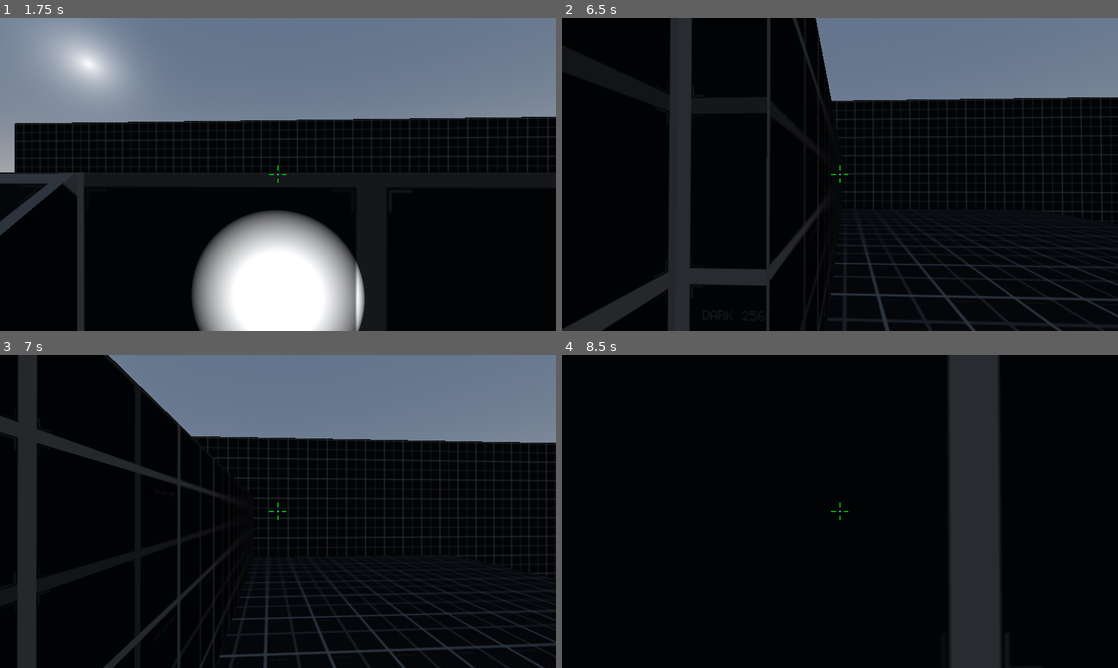
Above: before the commit, frames 1-4 (two rows, left to right).
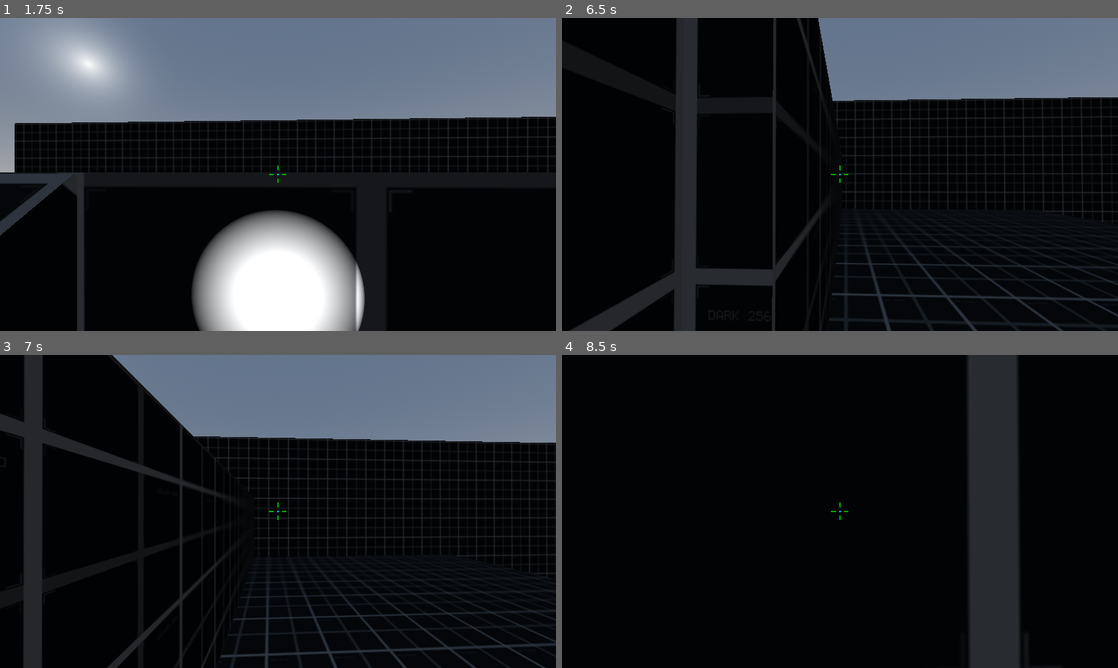
Above: after the commit, the same moments.

Repository: rbarongr/GodotFirstPersonController
Game: Godot game, scene res://Sandbox.tscn
Same seed, same stepped clock (60 frames per second), same inputs: the game is played once before the commit and once after it.
Inputs (mouse positions are in pixels of both pictures, inside the frame that each line leads up to):
- Up to frame 1 (1.75 s): tap Enter at 0.5 s; move the mouse to (305, 174) at 0.52 s; hold W (move_forward) from 0.53 s (still down); tap F (flashlight_toggle) at 0.6 s; tap Space (jump_default) at 0.77, 1.52 s; move the mouse to (250, 174) at 1.27 s; tap Mouse wheel down (mouse_wheel_down) at 1.35 s
- Up to frame 2 (6.5 s): move the mouse to (851, 168) at 2.02 s; hold Mouse wheel up (mouse_wheel_up) 2.03-2.78 s; tap Space (jump_default) at 2.75, 3.02, 3.77, 4.52, 6.02 s; move the mouse to (834, 180) at 2.77 s; tap Ctrl (move_crouch) at 2.85 s; move the mouse to (878, 177) at 3.52 s; hold Shift (move_walk) 3.53-4.28 s; move the mouse to (795, 171) at 4.27 s; tap F (flashlight_toggle) at 4.35 s; move the mouse to (845, 174) at 5.02 s; hold Mouse wheel down (mouse_wheel_down) 5.03-5.78 s; tap Enter at 5.75 s; move the mouse to (817, 168) at 5.77 s; release W (move_forward) at 5.78 s; hold D (move_right) from 5.78 s (still down); tap Mouse wheel up (mouse_wheel_up) at 5.85 s
- Up to frame 3 (7 s): move the mouse to (305, 511) at 6.52 s; release D (move_right) at 6.53 s; hold W (move_forward) from 6.53 s (still down); hold Ctrl (move_crouch) from 6.53 s (still down); tap Space (jump_default) at 6.77 s
- Up to frame 4 (8.5 s): keep holding W (move_forward); move the mouse to (812, 511) at 7.27 s; release Ctrl (move_crouch) at 7.28 s; tap Shift (move_walk) at 7.35 s; tap Space (jump_default) at 7.52 s; move the mouse to (851, 505) at 8.02 s; tap F (flashlight_toggle) at 8.1 s

Frame 1 is identical in both runs. In frame 2, 4.0% of the frame differs, in the area x 0-100%, y 0-100%; in frame 3, 3.0%; in frame 4, 6.6%, in the area x 69-83%, y 0-100%.

Commit message:
trying to implement ladder movement logic

Diff:
--- a/Player/player.gd
+++ b/Player/player.gd
@@ -24,9 +24,10 @@
 
 var speed: float = speed_run
 
-#var jumping: bool = false
-#var jumping_secondary: bool = false
-#var jump_hold: bool = false
+# if we use a ladder, this ladder will be stored in here.
+# this is an array to make sure if you move from one ladder to another
+# the player is not going to switch falsely to MovementStates "LAND" and fall off
+var ladder_array = []
 
 enum SpeedStates {
 	RUN,
@@ -53,7 +54,8 @@
 
 var mouse_captured: bool = false
 
-var gravity: float = ProjectSettings.get_setting("physics/3d/default_gravity")
+var gravity_default: float = ProjectSettings.get_setting("physics/3d/default_gravity")
+var gravity_current = gravity_default
 
 var move_dir: Vector2 # Input direction for movement
 var look_dir: Vector2 # Input direction for look/aim
@@ -160,7 +162,7 @@
 		if jump_hold_allowed and jump_state_current == JumpStates.HOLD:
 			grav_vel = Vector3.ZERO
 		else:
-			grav_vel = Vector3.ZERO if is_on_floor() else grav_vel.move_toward(Vector3(0, velocity.y - gravity, 0), gravity * delta)
+			grav_vel = Vector3.ZERO if is_on_floor() else grav_vel.move_toward(Vector3(0, velocity.y - gravity_current, 0), gravity_current * delta)
 
 	if movement_state_current == MovementStates.LADDER:
 		pass
@@ -198,14 +200,14 @@
 	return jump_vel
 
 func calc_jump_vel_nojump(delta: float) -> Vector3:
-	return Vector3.ZERO if is_on_floor() else jump_vel.move_toward(Vector3.ZERO, gravity * delta)
+	return Vector3.ZERO if is_on_floor() else jump_vel.move_toward(Vector3.ZERO, gravity_current * delta)
 func calc_jump_vel_default() -> Vector3:
 	var jump_vel: Vector3 = Vector3.ZERO
 	if is_on_floor():
-		jump_vel = Vector3(0, sqrt(4 * jump_height_default * gravity), 0)
+		jump_vel = Vector3(0, sqrt(4 * jump_height_default * gravity_current), 0)
 	return jump_vel
 func calc_jump_vel_high() -> Vector3:
-	return Vector3(0, sqrt(4 * jump_height_high * gravity), 0)
+	return Vector3(0, sqrt(4 * jump_height_high * gravity_current), 0)
 
 func _process(delta: float):
 	# this runs a lot better here in _process than in _input
--- a/Sandbox.tscn
+++ b/Sandbox.tscn
@@ -1,7 +1,8 @@
-[gd_scene load_steps=7 format=3 uid="uid://2r2xorepwlip"]
+[gd_scene load_steps=8 format=3 uid="uid://2r2xorepwlip"]
 
 [ext_resource type="PackedScene" uid="uid://cdk6hwb4hi2wc" path="res://Player/player.tscn" id="1_nsxyy"]
 [ext_resource type="Texture2D" uid="uid://b01vv6qc3japu" path="res://Assets/DarkPrototypeTexture.png" id="2_lmc4y"]
+[ext_resource type="PackedScene" uid="uid://d04r1xotjp8s" path="res://Scenes/ladder.tscn" id="3_q1dq0"]
 
 [sub_resource type="ProceduralSkyMaterial" id="ProceduralSkyMaterial_yxtyg"]
 
@@ -182,8 +183,4 @@
 size = Vector3(60.1655, 22.1391, 0.5)
 material = SubResource("StandardMaterial3D_p85vg")
 
-[node name="CSGCylinder3D" type="CSGCylinder3D" parent="Platform"]
-transform = Transform3D(1, 0, 0, 0, 1, 0, 0, 0, 1, 13.7704, 11.8602, 17.9897)
-use_collision = true
-radius = 0.1791
-height = 28.3998
+[node name="Ladder" parent="Platform" instance=ExtResource("3_q1dq0")]
--- /dev/null
+++ b/Scenes/ladder.gd
@@ -0,0 +1,22 @@
+extends Area3D
+
+
+# Called when the node enters the scene tree for the first time.
+func _ready():
+	pass # Replace with function body.
+
+
+# Called every frame. 'delta' is the elapsed time since the previous frame.
+func _process(delta):
+	pass
+
+func _on_body_entered(body):
+	if body.name == "Player":
+		body.ladder_array.append(self)
+		body.movement_state_current = body.MovementStates.LADDER
+
+func _on_body_exited(body):
+	if body.name == "Player":
+		body.ladder_array.erase(self)
+		if body.ladder_array.size() == 0:
+			body.movement_state_current = body.MovementStates.LAND
--- /dev/null
+++ b/Scenes/ladder.tscn
@@ -0,0 +1,21 @@
+[gd_scene load_steps=3 format=3 uid="uid://d04r1xotjp8s"]
+
+[ext_resource type="Script" path="res://Scenes/ladder.gd" id="1_jkr57"]
+
+[sub_resource type="BoxShape3D" id="BoxShape3D_djpjd"]
+
+[node name="Ladder" type="Area3D"]
+script = ExtResource("1_jkr57")
+
+[node name="VisibleModel" type="CSGCylinder3D" parent="."]
+transform = Transform3D(1, 0, 0, 0, 1, 0, 0, 0, 1, 13.7704, 11.8602, 17.9897)
+use_collision = true
+radius = 0.1791
+height = 28.3998
+
+[node name="CollisionShape3D" type="CollisionShape3D" parent="."]
+transform = Transform3D(1, 0, 0, 0, 1, 0, 0, 0, 1, 13.8794, 0, 18.0217)
+shape = SubResource("BoxShape3D_djpjd")
+
+[connection signal="body_entered" from="." to="." method="_on_body_entered"]
+[connection signal="body_exited" from="." to="." method="_on_body_exited"]
